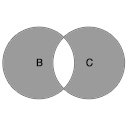
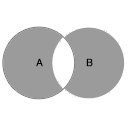
Revision of a layered 128px x 128px image; what changed, layer by layer:
renamed "C" to "B", painted on it over [86, 58, 93, 67]
hid "B" (2nd of 2) over [53, 27, 125, 99]
renamed "B" to "A", painted on it over [36, 58, 43, 67]
